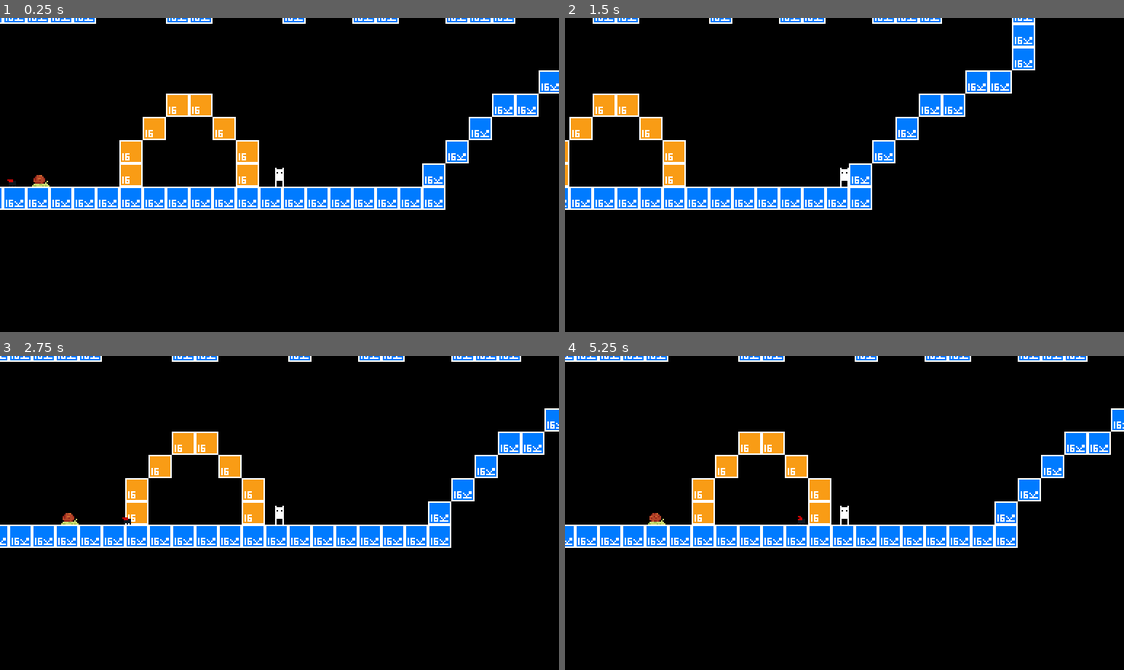
Above: before the commit, frames 1-4 (two rows, left to right).
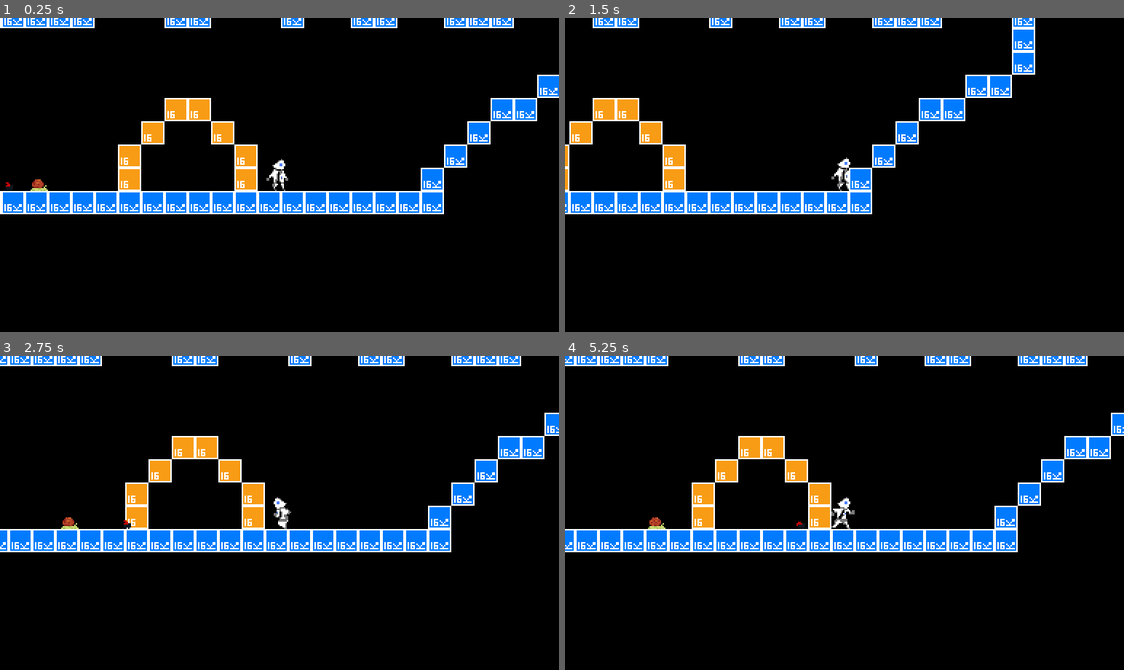
Above: after the commit, the same moments.

Repository: Muhammad-Kotikov/InTheDark
Game: Godot game, scene res://World.tscn
Same seed, same stepped clock (60 frames per second), same inputs: the game is played once before the commit and once after it. The project has no main scene, so this scene is started directly.
Inputs:
- Up to frame 1 (0.25 s): no input
- Up to frame 2 (1.5 s): hold D (move_right) from 0.53 s (still down); tap J (move_jump) at 0.77 s
- Up to frame 3 (2.75 s): tap J (move_jump) at 1.52 s; release D (move_right) at 2.03 s; hold A (move_left) from 2.03 s (still down)
- Up to frame 4 (5.25 s): release A (move_left) at 2.78 s; hold D (move_right) 2.78-4.28 s; tap J (move_jump) at 3.02, 3.77, 4.52 s; hold A (move_left) 4.28-5.03 s; hold D (move_right) from 5.03 s (still down)

The runs differ from the first frame. In frame 1, 8.7% of the frame differs, in the area x 0-100%, y 0-63%; in frame 2, 5.6%; in frame 3, 6.8%; in frame 4, 6.9%.

Commit message:
Changed actor animation and added running animations

Diff:
--- a/Actor.gd
+++ b/Actor.gd
@@ -128,6 +128,10 @@
 
 		get_node("Sprite").play("Idle")
 
-	else:
+	if velocity.x < 0:
+		get_node("Sprite").flip_h = true
+		get_node("Sprite").play("Run")
 
-		get_node("Sprite").play("Default")
+	if velocity.x > 0:
+		get_node("Sprite").flip_h = false
+		get_node("Sprite").play("Run")
--- a/Actor.tscn
+++ b/Actor.tscn
@@ -3,20 +3,26 @@
 [ext_resource path="res://actor_spriteframes.tres" type="SpriteFrames" id=1]
 [ext_resource path="res://Actor.gd" type="Script" id=2]
 
-[sub_resource type="RectangleShape2D" id=1]
-extents = Vector2( 3, 6 )
+[sub_resource type="RectangleShape2D" id=2]
+extents = Vector2( 4, 11 )
 
 [node name="Actor" type="KinematicBody2D"]
 script = ExtResource( 2 )
 
 [node name="Sprite" type="AnimatedSprite" parent="."]
 frames = ExtResource( 1 )
-animation = "Default"
-playing = true
+animation = "Idle"
+frame = 1
+__meta__ = {
+"_edit_lock_": true
+}
 
 [node name="CollisionShape" type="CollisionShape2D" parent="."]
-position = Vector2( 0, 2 )
-shape = SubResource( 1 )
+position = Vector2( -1, 0 )
+shape = SubResource( 2 )
 
 [node name="Camera2D" type="Camera2D" parent="."]
 current = true
+__meta__ = {
+"_edit_lock_": true
+}
--- /dev/null
+++ b/AnotherActor.tscn
@@ -0,0 +1,22 @@
+[gd_scene load_steps=4 format=2]
+
+[ext_resource path="res://Actor.gd" type="Script" id=1]
+[ext_resource path="res://actor_spriteframes.tres" type="SpriteFrames" id=2]
+
+[sub_resource type="RectangleShape2D" id=1]
+extents = Vector2( 3, 6 )
+
+[node name="Actor" type="KinematicBody2D"]
+script = ExtResource( 1 )
+
+[node name="Sprite" type="AnimatedSprite" parent="."]
+frames = ExtResource( 2 )
+animation = "Run"
+playing = true
+
+[node name="CollisionShape" type="CollisionShape2D" parent="."]
+position = Vector2( 0, 2 )
+shape = SubResource( 1 )
+
+[node name="Camera2D" type="Camera2D" parent="."]
+current = true
--- a/World.tscn
+++ b/World.tscn
@@ -47,7 +47,7 @@
 [node name="World" type="Node"]
 
 [node name="Actor" parent="." instance=ExtResource( 1 )]
-position = Vector2( 222, 184 )
+position = Vector2( 223.059, 175.524 )
 
 [node name="TileMap" type="TileMap" parent="."]
 tile_set = ExtResource( 2 )
@@ -61,7 +61,7 @@
 [node name="Kaefer" type="AnimatedSprite" parent="."]
 position = Vector2( -69, 89 )
 frames = SubResource( 4 )
-frame = 1
+frame = 2
 playing = true
 offset = Vector2( 100, 100 )
 script = ExtResource( 6 )
--- a/actor_spriteframes.tres
+++ b/actor_spriteframes.tres
@@ -1,27 +1,39 @@
-[gd_resource type="SpriteFrames" load_steps=5 format=2]
+[gd_resource type="SpriteFrames" load_steps=8 format=2]
 
-[ext_resource path="res://actor_idle.png" type="Texture" id=1]
+[ext_resource path="res://Robot.png" type="Texture" id=1]
+
+[sub_resource type="AtlasTexture" id=1]
+atlas = ExtResource( 1 )
+region = Rect2( 64, 0, 32, 32 )
+
+[sub_resource type="AtlasTexture" id=2]
+atlas = ExtResource( 1 )
+region = Rect2( 96, 0, 32, 32 )
 
 [sub_resource type="AtlasTexture" id=3]
 atlas = ExtResource( 1 )
-region = Rect2( 0, 0, 16, 16 )
+region = Rect2( 128, 0, 32, 32 )
 
-[sub_resource type="AtlasTexture" id=1]
+[sub_resource type="AtlasTexture" id=4]
 atlas = ExtResource( 1 )
-region = Rect2( 0, 0, 16, 16 )
+region = Rect2( 160, 0, 32, 32 )
 
-[sub_resource type="AtlasTexture" id=2]
+[sub_resource type="AtlasTexture" id=5]
 atlas = ExtResource( 1 )
-region = Rect2( 16, 0, 16, 16 )
+region = Rect2( 0, 0, 32, 32 )
+
+[sub_resource type="AtlasTexture" id=6]
+atlas = ExtResource( 1 )
+region = Rect2( 32, 0, 32, 32 )
 
 [resource]
 animations = [ {
-"frames": [ SubResource( 3 ) ],
+"frames": [ SubResource( 1 ), SubResource( 2 ), SubResource( 3 ), SubResource( 4 ) ],
 "loop": true,
-"name": "Default",
+"name": "Run",
 "speed": 5.0
 }, {
-"frames": [ SubResource( 1 ), SubResource( 2 ) ],
+"frames": [ SubResource( 5 ), SubResource( 6 ) ],
 "loop": true,
 "name": "Idle",
 "speed": 1.0
--- a/project.godot
+++ b/project.godot
@@ -10,6 +10,7 @@
 
 _global_script_classes=[  ]
 _global_script_class_icons={
+
 }
 
 [application]
@@ -44,7 +45,6 @@
 "process/HDR_as_SRGB": false,
 "process/fix_alpha_border": true,
 "process/invert_color": false,
-"process/normal_map_invert_y": false,
 "process/premult_alpha": false,
 "size_limit": 0,
 "stream": false,
@@ -55,38 +55,38 @@
 
 move_up={
 "deadzone": 0.5,
-"events": [ Object(InputEventKey,"resource_local_to_scene":false,"resource_name":"","device":0,"alt":false,"shift":false,"control":false,"meta":false,"command":false,"pressed":false,"scancode":87,"physical_scancode":0,"unicode":0,"echo":false,"script":null)
-, Object(InputEventKey,"resource_local_to_scene":false,"resource_name":"","device":0,"alt":false,"shift":false,"control":false,"meta":false,"command":false,"pressed":false,"scancode":16777232,"physical_scancode":0,"unicode":0,"echo":false,"script":null)
+"events": [ Object(InputEventKey,"resource_local_to_scene":false,"resource_name":"","device":0,"alt":false,"shift":false,"control":false,"meta":false,"command":false,"pressed":false,"scancode":87,"unicode":0,"echo":false,"script":null)
+, Object(InputEventKey,"resource_local_to_scene":false,"resource_name":"","device":0,"alt":false,"shift":false,"control":false,"meta":false,"command":false,"pressed":false,"scancode":16777232,"unicode":0,"echo":false,"script":null)
  ]
 }
 move_down={
 "deadzone": 0.5,
-"events": [ Object(InputEventKey,"resource_local_to_scene":false,"resource_name":"","device":0,"alt":false,"shift":false,"control":false,"meta":false,"command":false,"pressed":false,"scancode":83,"physical_scancode":0,"unicode":0,"echo":false,"script":null)
-, Object(InputEventKey,"resource_local_to_scene":false,"resource_name":"","device":0,"alt":false,"shift":false,"control":false,"meta":false,"command":false,"pressed":false,"scancode":16777234,"physical_scancode":0,"unicode":0,"echo":false,"script":null)
+"events": [ Object(InputEventKey,"resource_local_to_scene":false,"resource_name":"","device":0,"alt":false,"shift":false,"control":false,"meta":false,"command":false,"pressed":false,"scancode":83,"unicode":0,"echo":false,"script":null)
+, Object(InputEventKey,"resource_local_to_scene":false,"resource_name":"","device":0,"alt":false,"shift":false,"control":false,"meta":false,"command":false,"pressed":false,"scancode":16777234,"unicode":0,"echo":false,"script":null)
  ]
 }
 move_left={
 "deadzone": 0.5,
-"events": [ Object(InputEventKey,"resource_local_to_scene":false,"resource_name":"","device":0,"alt":false,"shift":false,"control":false,"meta":false,"command":false,"pressed":false,"scancode":65,"physical_scancode":0,"unicode":0,"echo":false,"script":null)
-, Object(InputEventKey,"resource_local_to_scene":false,"resource_name":"","device":0,"alt":false,"shift":false,"control":false,"meta":false,"command":false,"pressed":false,"scancode":16777231,"physical_scancode":0,"unicode":0,"echo":false,"script":null)
+"events": [ Object(InputEventKey,"resource_local_to_scene":false,"resource_name":"","device":0,"alt":false,"shift":false,"control":false,"meta":false,"command":false,"pressed":false,"scancode":65,"unicode":0,"echo":false,"script":null)
+, Object(InputEventKey,"resource_local_to_scene":false,"resource_name":"","device":0,"alt":false,"shift":false,"control":false,"meta":false,"command":false,"pressed":false,"scancode":16777231,"unicode":0,"echo":false,"script":null)
  ]
 }
 move_right={
 "deadzone": 0.5,
-"events": [ Object(InputEventKey,"resource_local_to_scene":false,"resource_name":"","device":0,"alt":false,"shift":false,"control":false,"meta":false,"command":false,"pressed":false,"scancode":68,"physical_scancode":0,"unicode":0,"echo":false,"script":null)
-, Object(InputEventKey,"resource_local_to_scene":false,"resource_name":"","device":0,"alt":false,"shift":false,"control":false,"meta":false,"command":false,"pressed":false,"scancode":16777233,"physical_scancode":0,"unicode":0,"echo":false,"script":null)
+"events": [ Object(InputEventKey,"resource_local_to_scene":false,"resource_name":"","device":0,"alt":false,"shift":false,"control":false,"meta":false,"command":false,"pressed":false,"scancode":68,"unicode":0,"echo":false,"script":null)
+, Object(InputEventKey,"resource_local_to_scene":false,"resource_name":"","device":0,"alt":false,"shift":false,"control":false,"meta":false,"command":false,"pressed":false,"scancode":16777233,"unicode":0,"echo":false,"script":null)
  ]
 }
 move_jump={
 "deadzone": 0.5,
-"events": [ Object(InputEventKey,"resource_local_to_scene":false,"resource_name":"","device":0,"alt":false,"shift":false,"control":false,"meta":false,"command":false,"pressed":false,"scancode":74,"physical_scancode":0,"unicode":0,"echo":false,"script":null)
-, Object(InputEventKey,"resource_local_to_scene":false,"resource_name":"","device":0,"alt":false,"shift":false,"control":false,"meta":false,"command":false,"pressed":false,"scancode":32,"physical_scancode":0,"unicode":0,"echo":false,"script":null)
+"events": [ Object(InputEventKey,"resource_local_to_scene":false,"resource_name":"","device":0,"alt":false,"shift":false,"control":false,"meta":false,"command":false,"pressed":false,"scancode":74,"unicode":0,"echo":false,"script":null)
+, Object(InputEventKey,"resource_local_to_scene":false,"resource_name":"","device":0,"alt":false,"shift":false,"control":false,"meta":false,"command":false,"pressed":false,"scancode":32,"unicode":0,"echo":false,"script":null)
  ]
 }
 
 [rendering]
 
-2d/snapping/use_gpu_pixel_snap=true
+quality/2d/use_pixel_snap=true
 environment/default_clear_color=Color( 0, 0, 0, 1 )
 environment/default_environment="res://default_env.tres"
-quality/2d/use_pixel_snap=true
+2d/snapping/use_gpu_pixel_snap=true
Not shown, changed: Ende.png.import
Not shown, changed: Kaefer.png.import
Not shown, changed: Pixilart Sprite Sheet.png.import
Binary file added: Robot.aseprite
Binary file added: Robot.png
Not shown, added: Robot.png.import
Not shown, changed: actor_idle.png.import
Not shown, changed: blue_x16.png.import
Not shown, changed: grey_x16.png.import
Not shown, changed: icon.png.import
Not shown, changed: orange_x16.png.import
